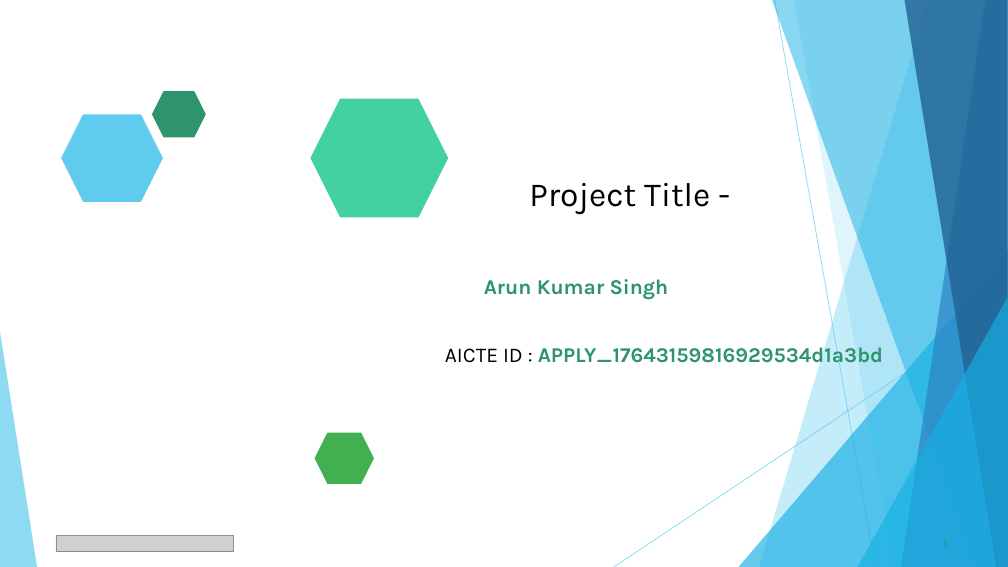
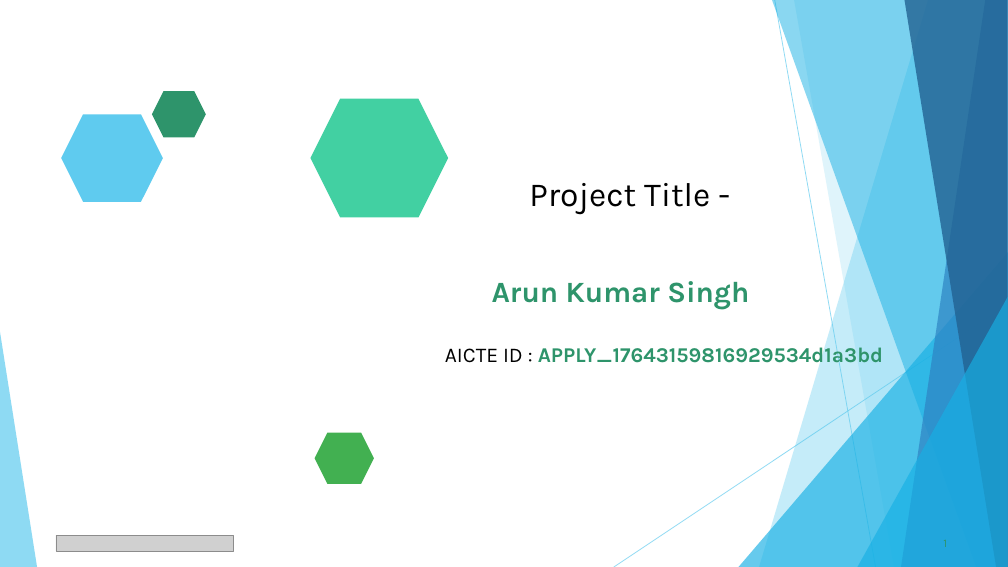
Before and after one commit to arun96singh/AI_NIDS_Project-, a slide deck: slide 1 of Final Project ppt template.pptx. Drawn at 1008x567 pixels with LibreOffice and Linux fonts; fonts in the diff are those of the drawing; grey boxes stand for pictures. Boxes give left, top, right and bottom in pixels: in the first picture for what was removed or moved away, otherwise in the second. Text is boxed around its words. In the diff, an @@ line names an element or a change of style, - is before the commit and + after.

```diff
--- a/Final Project ppt template.pptx
+++ b/Final Project ppt template.pptx
@@ text "Arun Kumar Singh" at [492,281,749,309]: size 20 to 28 pt @@
```
Also in this commit, not shown: 2 other slides changed.
